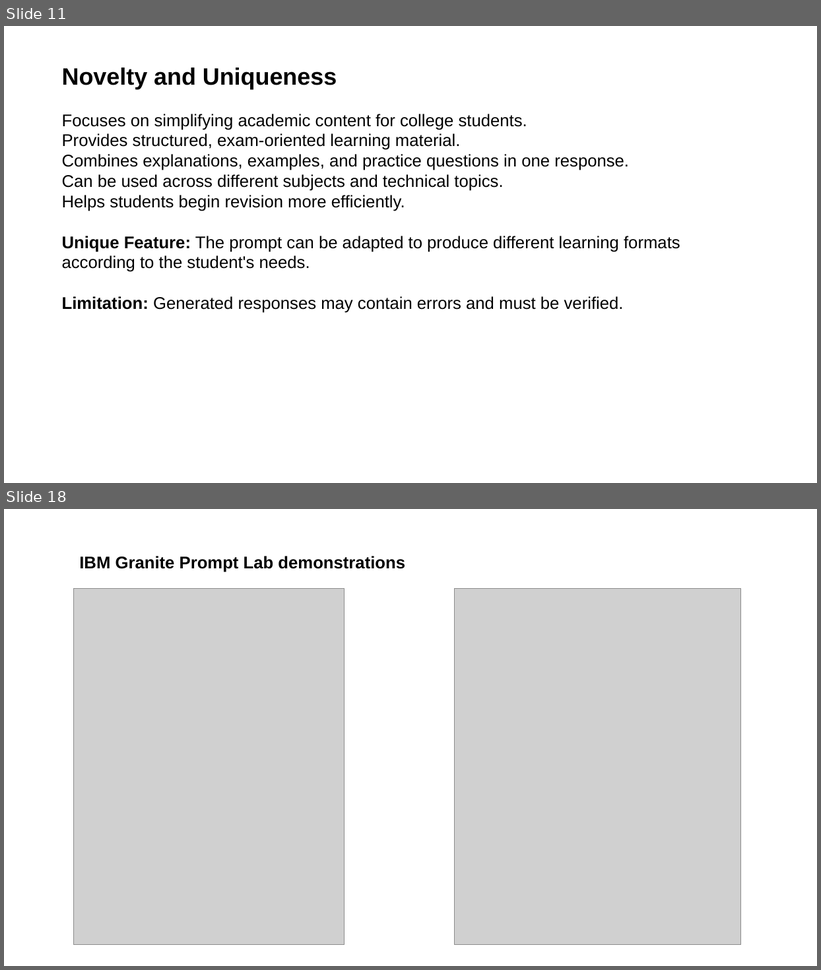
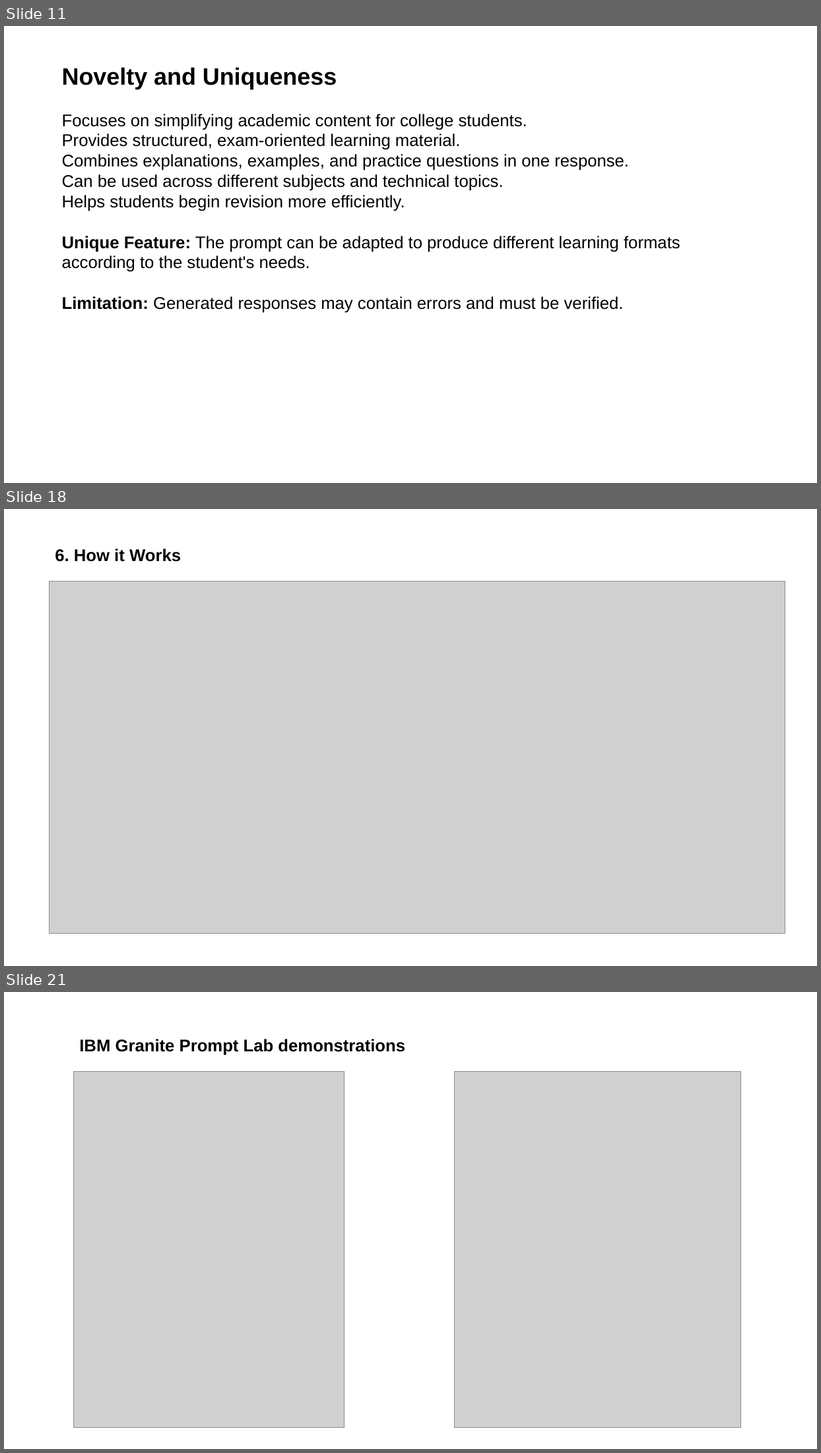
Before and after one commit to Swapnika2229/LearnEase-AI, a slide deck: LearnEase_AI_Project_Presentation.pptx. Shown one above the other, each under a label of ours: slides 11 and 18 before the commit, slides 11, 18 and 21 after it; the slides between them are not shown. The pictures are 821x970 and 821x1453 pixels, drawn with LibreOffice and Linux fonts; fonts in the diff are those of the drawing; grey boxes stand for pictures. Boxes give left, top, right and bottom in pixels: in the first picture for what was removed or moved away, otherwise in the second. Text is boxed around its words. In the diff, an @@ line names an element or a change of style, - is before the commit and + after.

```diff
--- a/LearnEase_AI_Project_Presentation.pptx
+++ b/LearnEase_AI_Project_Presentation.pptx
@@ slide 18 added at (4,509,817,966), background #FFFFFF @@
@@ text added at (55,549,181,562), 20 pt, text #000000, bold @@
+6. How it Works
@@ picture added at (49,581,785,934) @@
@@ what was slide 18 is now slide 21 @@
```
Also in this commit, not shown: 5 slides changed, 4 other slides added, 2 slides removed.
